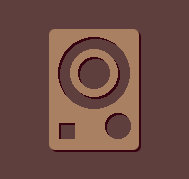
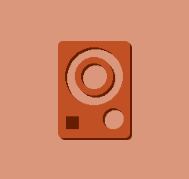
Two versions of the same layered image (189x179). Layer-by-layer changes:
hid group "burgundy" (4 layers) over (0, 0, 189, 179)
hid "rhythmbox #1" over (49, 29, 139, 150)
hid "rhythmbox #2" over (51, 31, 141, 152)
added group "orange" with 3 layers above "purple" over (0, 0, 189, 179)
added layer "rhythmbox #3" in group "orange" over (58, 41, 130, 138)
added layer "rhythmbox shadow #3" in group "orange" over (60, 43, 132, 140)
renamed "orange" to "color #2", showed it, moved it into group "orange" over (0, 0, 189, 179)
